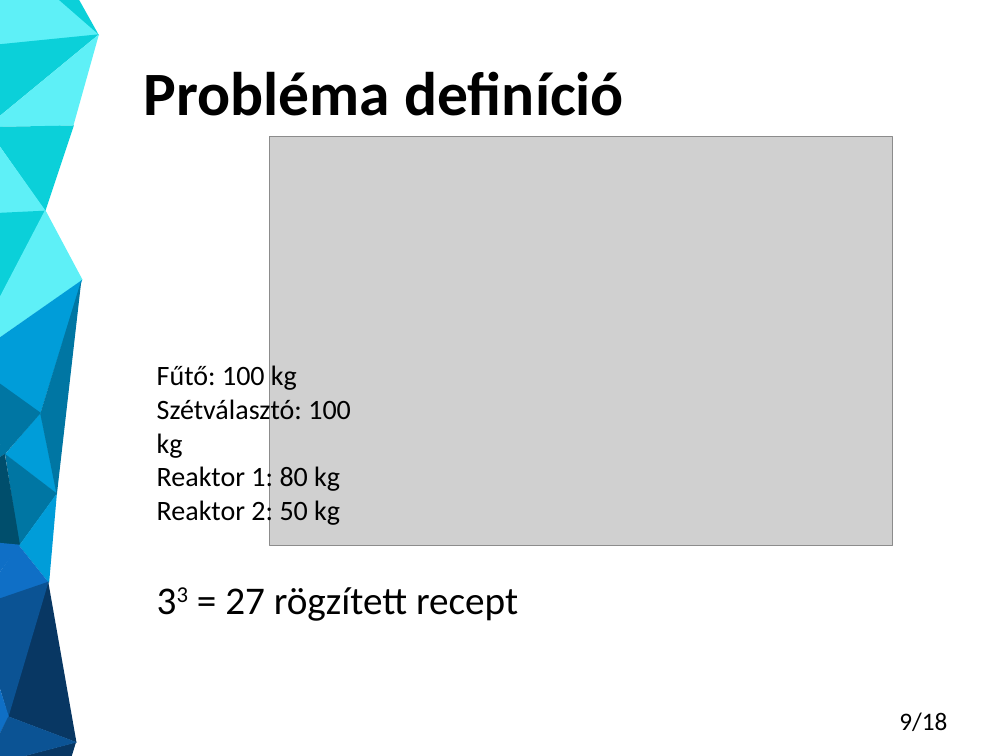
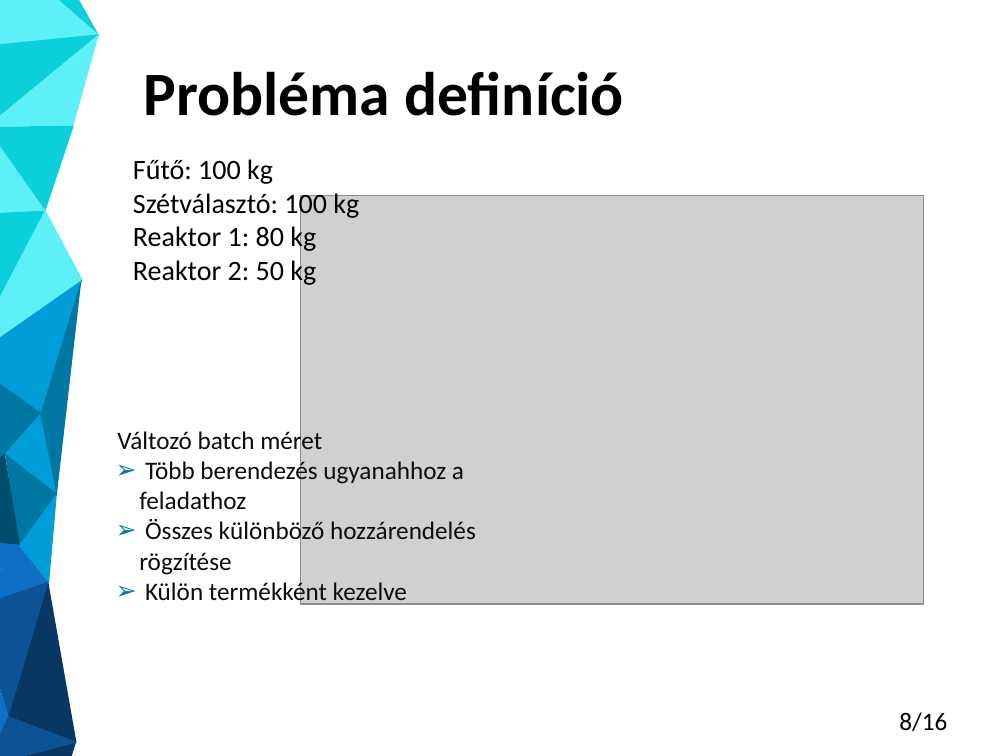
Before and after one commit to Gergo1912/Szakdolgozat, a slide deck: slide 8 of Molnar_Gergo_TDK_eloadas.pptx (slide 9 before the commit). Drawn at 1008x756 pixels with LibreOffice and Linux fonts; fonts in the diff are those of the drawing; grey boxes stand for pictures. Boxes give left, top, right and bottom in pixels: in the first picture for what was removed or moved away, otherwise in the second. Text is boxed around its words. In the diff, an @@ line names an element or a change of style, - is before the commit and + after.

```diff
--- a/Molnar_Gergo_TDK_eloadas.pptx
+++ b/Molnar_Gergo_TDK_eloadas.pptx
@@ text "Fűtő: 100 kg" rewrapped from <box>157,365,351,527</box> to <box>133,159,359,287</box> @@
@@ picture: place and size @@
-picture at <box>270,137,893,545</box>
+picture at <box>300,196,923,604</box>
@@ text added at <box>117,428,476,606</box>, 18 pt, text #0D0D0D @@
+Változó batch méret
+  ➢ Több berendezés ugyanahhoz a feladathoz
+  ➢ Összes különböző hozzárendelés rögzítése
+  ➢ Külön termékként kezelve
@@ text removed at <box>225,587,518,621</box> @@
-33 = 27 rögzített recept
@@ page number at <box>899,712,947,731</box>: text changed @@
-9/18
+8/16
```
Also in this commit, not shown: 8 other slides changed, 2 slides removed, 1 other file.
